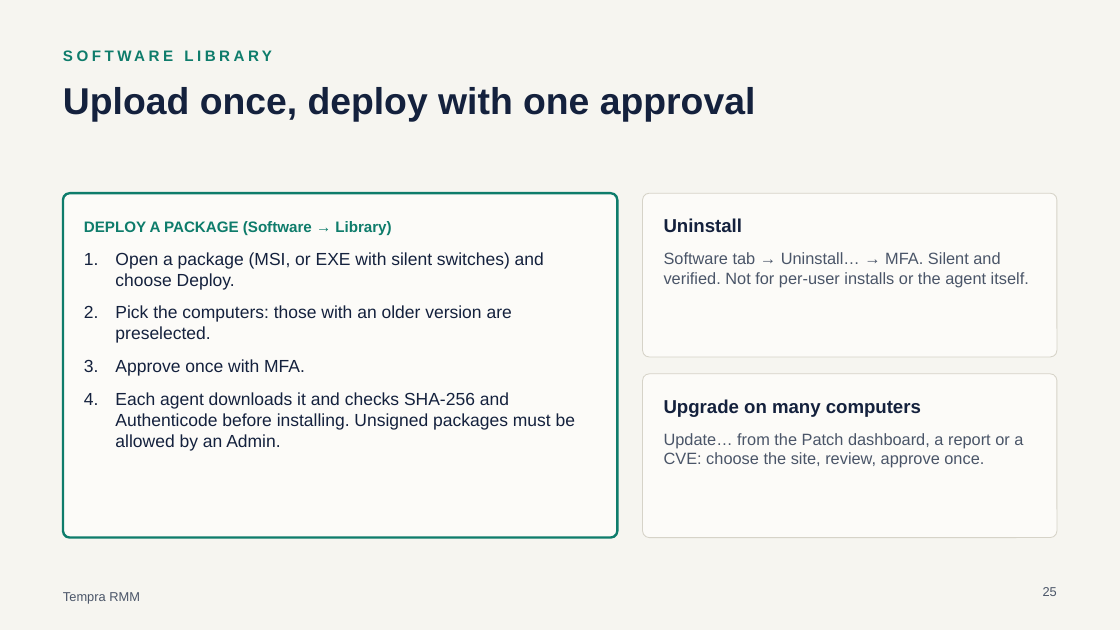
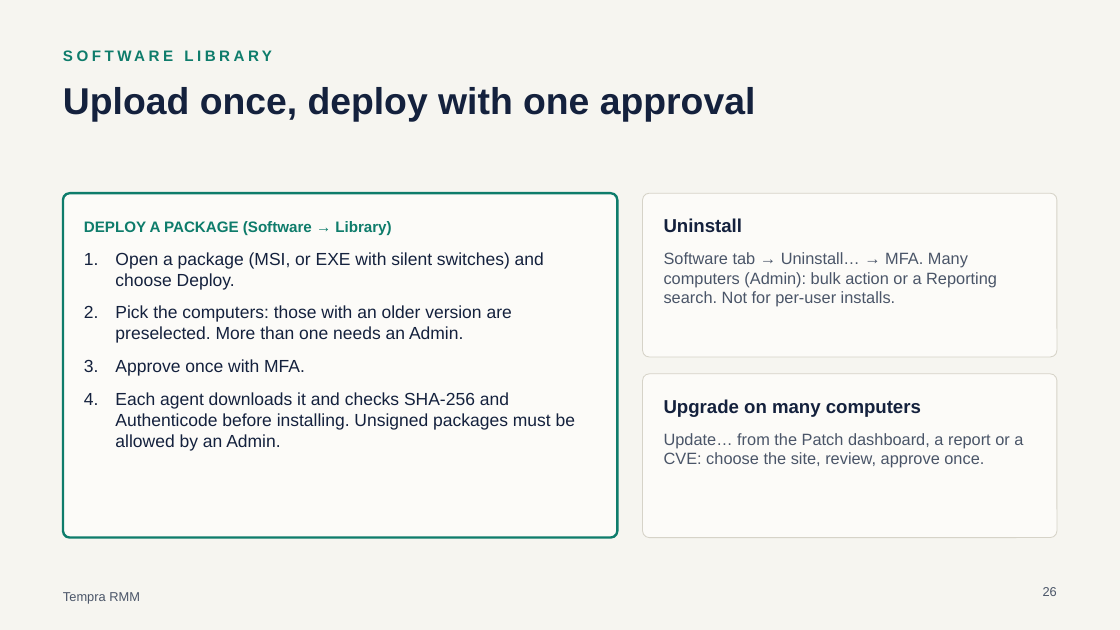
Before and after one commit to stefanozanarini/tempra-rmm, a slide deck: slide 26 of docs/Tempra-RMM-operator-manual-EN.pptx (slide 25 before the commit). Drawn at 1120x630 pixels with LibreOffice and Linux fonts; fonts in the diff are those of the drawing. Boxes give left, top, right and bottom in pixels: in the first picture for what was removed or moved away, otherwise in the second. Text is boxed around its words. In the diff, an @@ line names an element or a change of style, - is before the commit and + after.

Commit message:
Docs: manual and presentation updated for Microsoft 365, BitLocker key backup, Admin-only bulk actions and remote-control changes

```diff
--- a/docs/Tempra-RMM-operator-manual-EN.pptx
+++ b/docs/Tempra-RMM-operator-manual-EN.pptx
@@ text at bbox=[664, 252, 997, 307]: text changed @@
-Software tab → Uninstall… → MFA. Silent and verified. Not for per-user installs or the agent itself.
+Software tab → Uninstall… → MFA. Many computers (Admin): bulk action or a Reporting search. Not for per-user installs.
@@ text at bbox=[115, 305, 512, 343]: text changed @@
-2. Pick the computers: those with an older version are preselected.
+2. Pick the computers: those with an older version are preselected. More than one needs an Admin.
```
Also in this commit, not shown: 12 other slides changed, 1 slide added, 19 other files.
